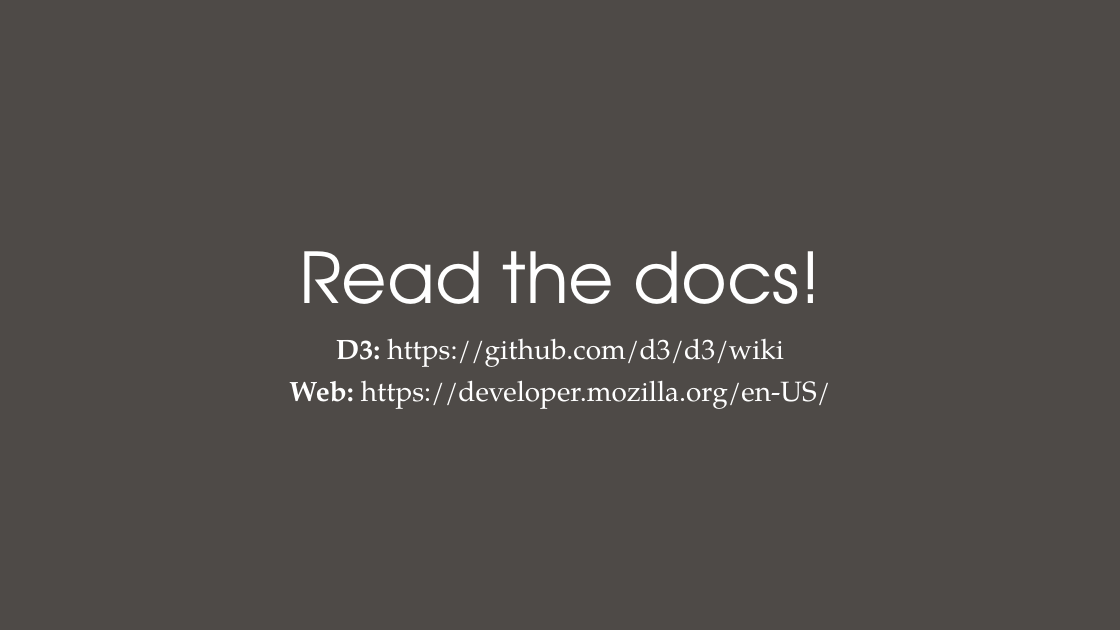
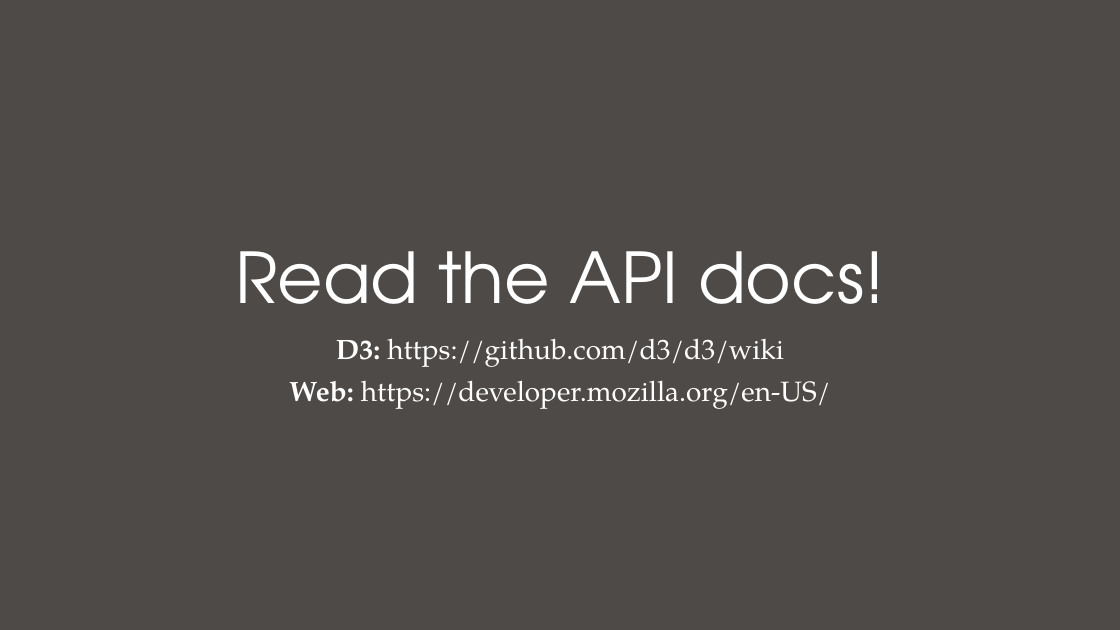
Before and after one commit to nuitrcs/Intro_to_d3_workshop, a slide deck: slide 34 of Introduction to D3.pptx (slide 28 before the commit). Drawn at 1120x630 pixels with LibreOffice and Linux fonts; fonts in the diff are those of the drawing. Boxes give left, top, right and bottom in pixels: in the first picture for what was removed or moved away, otherwise in the second. Text is boxed around its words. In the diff, an @@ line names an element or a change of style, - is before the commit and + after.

```diff
--- a/Introduction to D3.pptx
+++ b/Introduction to D3.pptx
@@ title at (235, 251, 885, 304): text changed @@
-Read the docs!
+Read the API docs!
```
Also in this commit, not shown: 7 other slides changed, 6 slides added, 3 other files.
